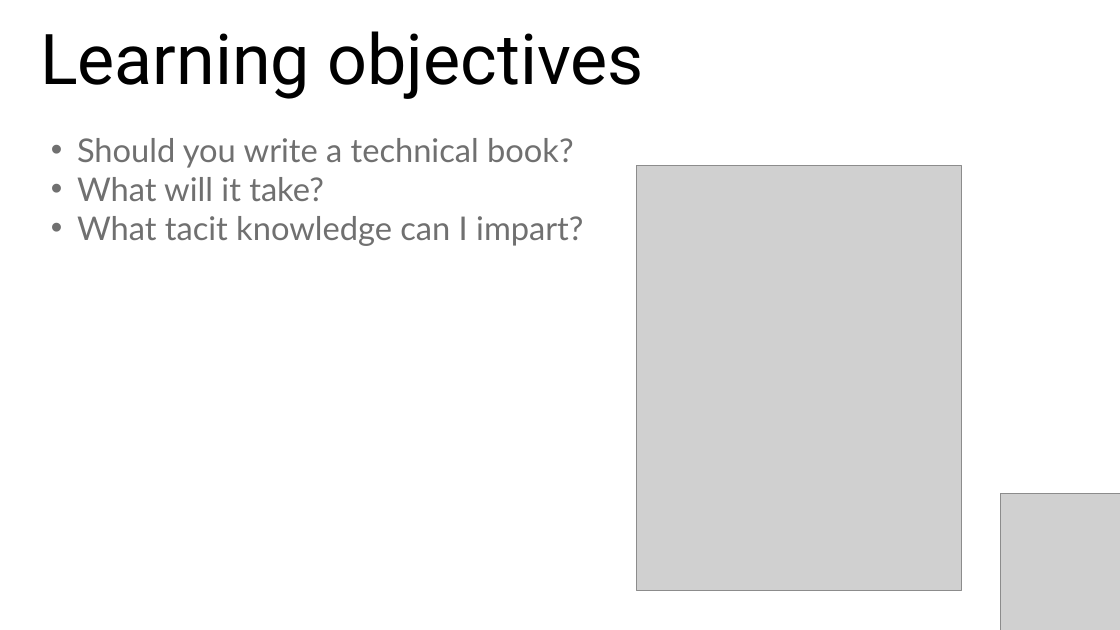
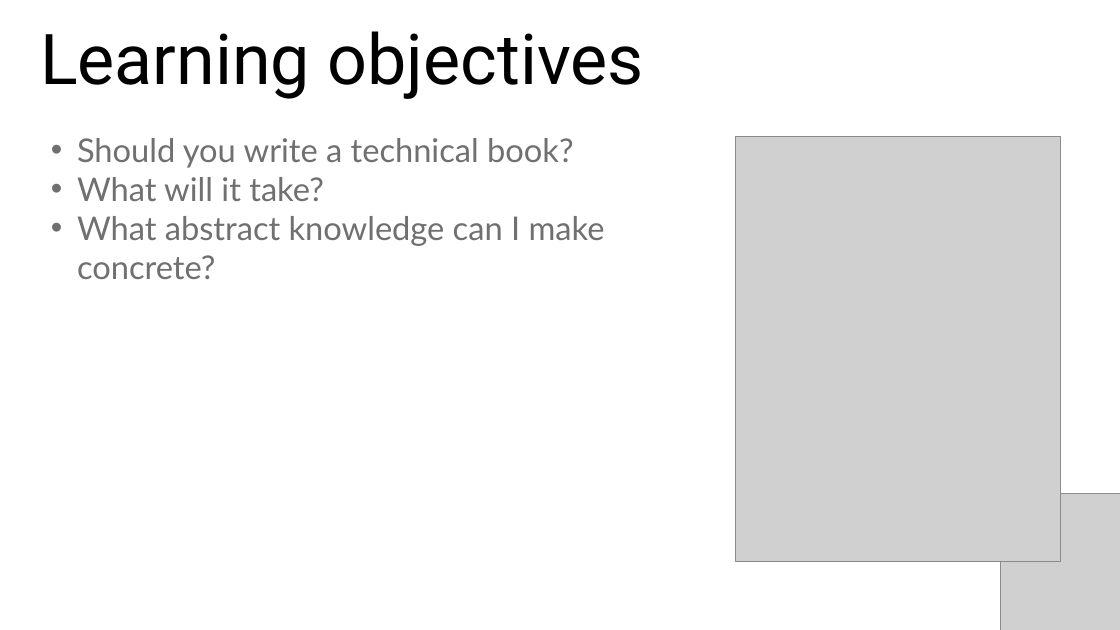
Before and after one commit to stringfestdata/reeling-dealing-technical-book, a slide deck: slide 4 of reeling-dealing-techincal-book.pptx. Drawn at 1120x630 pixels with LibreOffice and Linux fonts; fonts in the diff are those of the drawing; grey boxes stand for pictures. Boxes give left, top, right and bottom in pixels: in the first picture for what was removed or moved away, otherwise in the second. Text is boxed around its words. In the diff, an @@ line names an element or a change of style, - is before the commit and + after.

```diff
--- a/reeling-dealing-techincal-book.pptx
+++ b/reeling-dealing-techincal-book.pptx
@@ picture: place and size @@
-picture at box(636, 166, 961, 591)
+picture at box(735, 137, 1060, 562)
@@ text at box(77, 216, 605, 279): text changed @@
-• What tacit knowledge can I impart?
+• What abstract knowledge can I make concrete?
```
Also in this commit, not shown: 2 other slides changed, 1 slide added, 1 slide removed.
